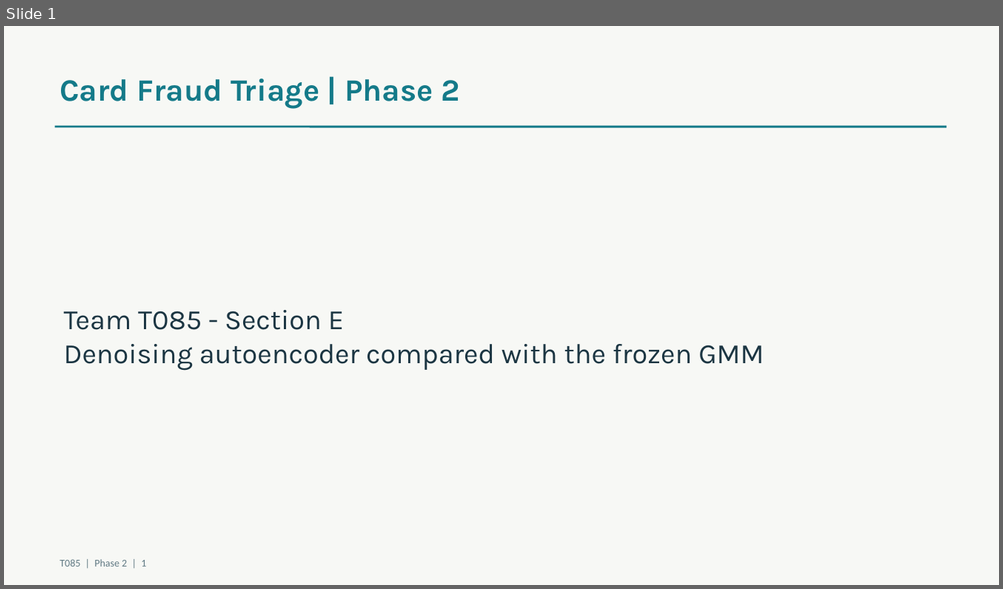
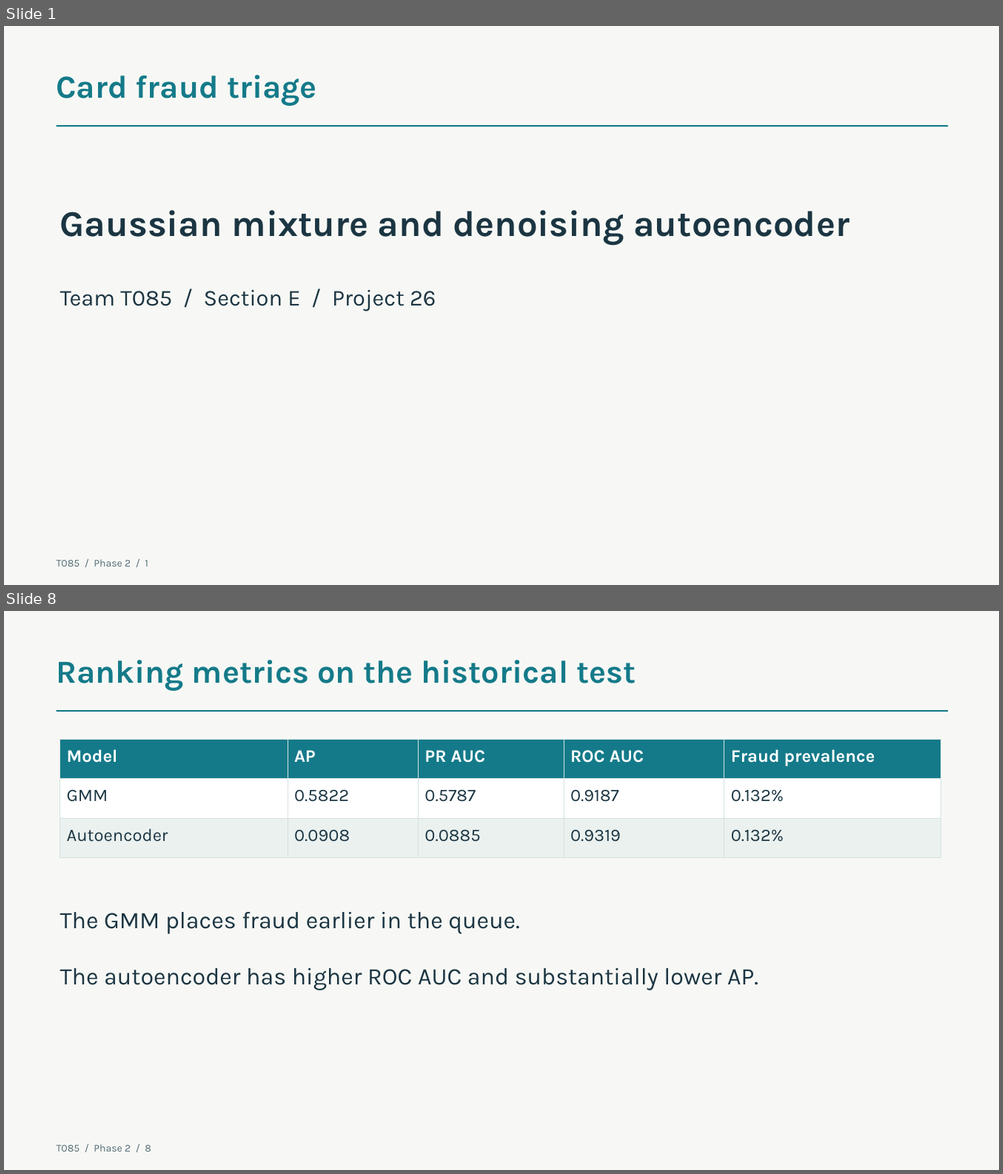
Before and after one commit to aaditya599fx/T085-CardFraudTriage-AML-Phase1, a slide deck: docs/phase2/T085_Phase2.pptx. Shown one above the other, each under a label of ours: slide 1 before the commit, slides 1 and 8 after it; the slides between them are not shown. The pictures are 1003x589 and 1003x1174 pixels, drawn with LibreOffice and Linux fonts; fonts in the diff are those of the drawing. Boxes give left, top, right and bottom in pixels: in the first picture for what was removed or moved away, otherwise in the second. Text is boxed around its words. In the diff, an @@ line names an element or a change of style, - is before the commit and + after.

Commit message:
Complete Phase 2 fraud triage evaluation

```diff
--- a/docs/phase2/T085_Phase2.pptx
+++ b/docs/phase2/T085_Phase2.pptx
@@ slide 8 added at box(4, 611, 999, 1170), background #F7F8F5 @@
@@ text added at box(57, 660, 635, 691), 31 pt, text #147A89, bold @@
+Ranking metrics on the historical test
@@ line added from (57, 711) to (948, 711), #147A89 1.35 pt @@
@@ table added at box(60, 739, 940, 845), 3 rows, 5 columns @@
+Model | AP | PR AUC | ROC AUC | Fraud prevalence
+GMM | 0.5822 | 0.5787 | 0.9187 | 0.132%
+Autoencoder | 0.0908 | 0.0885 | 0.9319 | 0.132%
@@ text added at box(60, 912, 520, 934), 23 pt, text #1B3542 @@
+The GMM places fraud earlier in the queue.
@@ text added at box(60, 968, 758, 991), 23 pt, text #1B3542 @@
+The autoencoder has higher ROC AUC and substantially lower AP.
@@ text added at box(57, 1145, 151, 1152), 10 pt, text #526C75 @@
+T085 / Phase 2 / 8
@@ slide 1 changed as well @@
@@ text at box(57, 75, 317, 106): text changed; size 30 to 31 pt @@
-Card Fraud Triage | Phase 2
+Card fraud triage
@@ line (57, 126) - (948, 126): stroke #147A89 2 pt to #147A89 1.35 pt @@
@@ text added at box(60, 210, 849, 245), 35 pt, text #1B3542, bold @@
+Gaussian mixture and denoising autoencoder
@@ text at box(60, 290, 435, 311): text changed; size 27 to 22 pt @@
-Team T085 - Section E
-Denoising autoencoder compared with the frozen GMM
+Team T085 / Section E / Project 26
@@ text at box(57, 560, 148, 567): text changed; font Calibri to Karla; text colour #617A84 to #526C75 @@
-T085 | Phase 2 | 1
+T085 / Phase 2 / 1
```
Also in this commit, not shown: 1 other slide changed, 11 other slides added, 12 slides removed, 20 other files.
